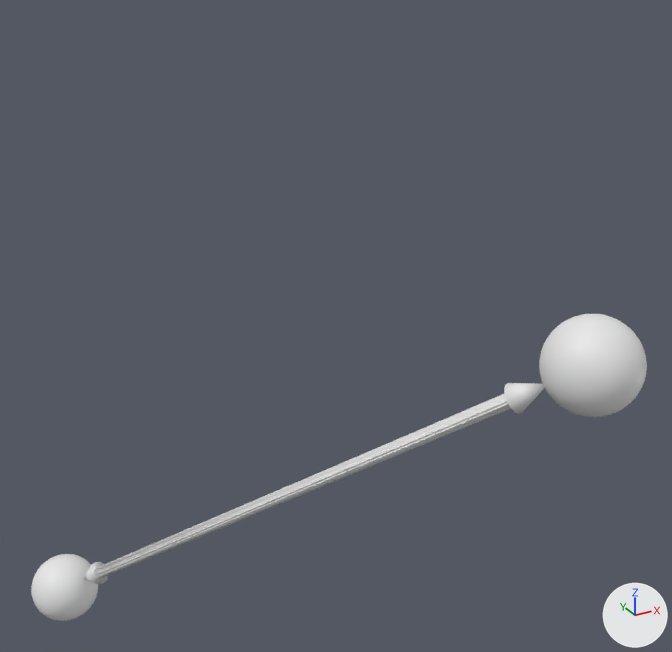
The OBJ model 资本的生产过程/价值形式理论/价值形式/datas_graphs_generated/simple_complete.obj, before and after one commit.
Camera for both pictures: a camera (50 mm lens) standing at (-2.95, -14.38, 3.88) and looking at (4.05, -1.65, -2.48). Every picture has the same lights, and +X, +Y and +Z are marked at lower right. The older version comes first. Where no turn or scale is listed for an object, it has been applied to the vertices.

In view in the first picture: 'simple_complete'.
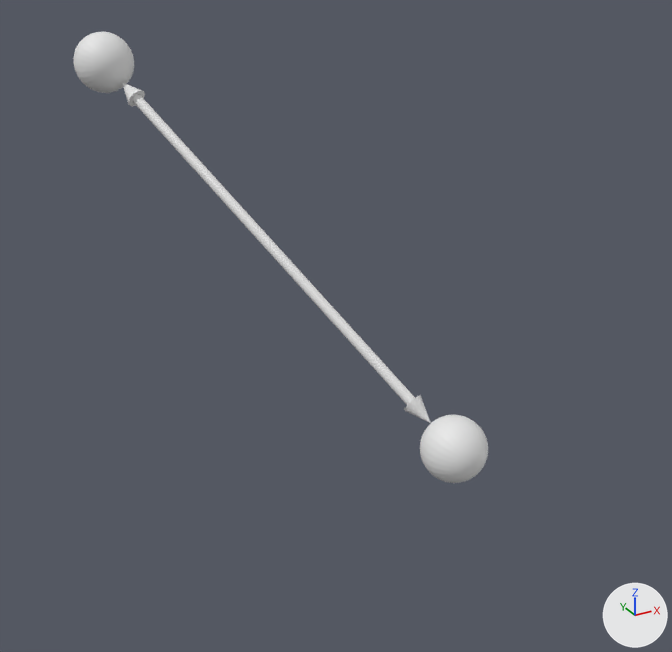
Location of each change, (x1, y1, x2, y2) in pixels of the pictures (672 x 652 px; the box of a moved part takes in the faces that stretch with it):
'simple_complete', reshaped (33% narrower, 47% taller)
    before: (31, 314, 647, 621)
    after: (73, 32, 488, 483)
part 1 of me_simple_complete, moved or reshaped
    before: (504, 383, 545, 414)
    after: (122, 82, 145, 106)
part 2 of me_simple_complete, moved or reshaped
    before: (83, 562, 108, 584)
    after: (404, 395, 431, 423)
part 3 of me_simple_complete, moved or reshaped
    before: (94, 394, 533, 579)
    after: (133, 95, 415, 405)
part 4 of me_simple_complete, moved or reshaped
    before: (31, 554, 98, 621)
    after: (420, 415, 488, 483)
part 5 of me_simple_complete, moved or reshaped
    before: (539, 314, 647, 417)
    after: (73, 32, 134, 93)

The change, as a diff of the scene's bpy script:
```diff
--- a/资本的生产过程/价值形式理论/价值形式/datas_graphs_generated/simple_complete.obj.py
+++ b/资本的生产过程/价值形式理论/价值形式/datas_graphs_generated/simple_complete.obj.py
@@ me_simple_complete @@
 # used by ob_simple_complete; location = (0.0, 0.0, 0.0)
-me_simple_complete.from_pydata(...)  # 1886 vertices, 3514 faces; spans x -1.25..4.93, y -7.89..0.84, z -8.11..-0.28
+me_simple_complete.from_pydata(...)  # 1886 vertices, 3514 faces; spans x 1.71..6.33, y -3.52..5.55, z -5.32..1.77
+# me_simple_complete part 1: the loose piece of 51 vertices spanning x 3.67..4.07, y -6.89..-6.4, z -1.69..-1.23 is multiplied about its middle by the matrix ((-0.989, -0.143, 0.027), (0.144, -0.988, 0.046), (0.02, 0.05, 0.999)), then moved by (-1.2, 10.87, 2.08)
+# me_simple_complete part 2: the loose piece of 51 vertices spanning x -0.38..0.02, y -0.65..-0.16, z -7.16..-6.7 is multiplied about its middle by the matrix ((-0.989, -0.143, 0.027), (0.144, -0.988, 0.046), (0.02, 0.05, 0.999)), then moved by (5.55, -1.78, 2.77)
+# me_simple_complete part 3: the loose piece of 100 vertices spanning x -0.36..4.05, y -6.79..-0.26, z -7.09..-1.3 is multiplied about its middle by the matrix ((-0.972, -0.193, 0.004), (0.146, -0.942, -0.009), (-0.038, 0.058, 0.971)), then moved by (2.18, 4.54, 2.42)
+# me_simple_complete part 4: the loose piece of 842 vertices spanning x -1.25..-0.05, y -0.36..0.84, z -8.11..-6.92 is moved by (6.37, -3.16, 2.79)
+# me_simple_complete part 5: the loose piece of 842 vertices spanning x 3.73..4.93, y -7.89..-6.69, z -1.47..-0.28 is moved by (-2.02, 12.24, 2.06)
```
